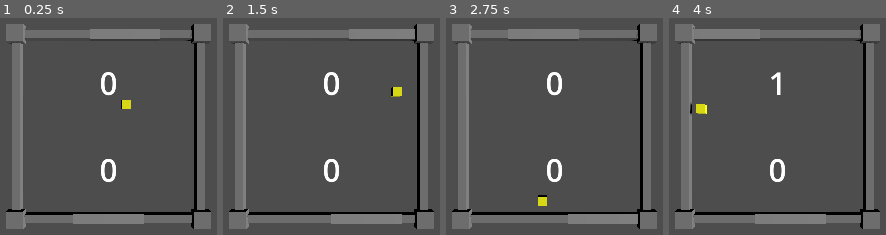
Above: before the commit, frames 1-4 (left to right).
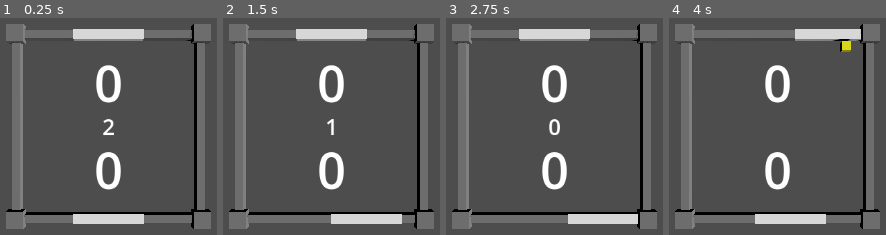
Above: after the commit, the same moments.

Repository: wangbinyq/prototypes
Game: Godot game, scene res://paddle-square/PaddleSquare.tscn
Same seed, same stepped clock (60 frames per second), same inputs: the game is played once before the commit and once after it.
Inputs:
- Up to frame 1 (0.25 s): no input
- Up to frame 2 (1.5 s): tap Enter at 0.5 s; hold Right (ui_right) 0.53-1.28 s; tap Space at 1.25 s; hold Left (ui_left) from 1.28 s (still down)
- Up to frame 3 (2.75 s): tap Enter at 2 s; release Left (ui_left) at 2.03 s; hold Right (ui_right) from 2.03 s (still down)
- Up to frame 4 (4 s): tap Space at 2.75 s; release Right (ui_right) at 3.53 s; hold Left (ui_left) from 3.53 s (still down)

The runs differ from the first frame. In frame 1, 6.5% of the frame differs, in the area x 33-74%, y 5-95%; in frame 2, 6.6%; in frame 3, 6.5%; in frame 4, 6.7%, in the area x 9-89%, y 4-95%.

Commit message:
feat(paddle-square): add game over countdown and end game state
implement countdown timer display and game over state visualization

Diff:
--- a/paddle-square/PaddleGame.gd
+++ b/paddle-square/PaddleGame.gd
@@ -5,9 +5,13 @@
 @export var bottom_paddle: Paddle
 @export var arena_extents := Vector2(10, 10)
 @export_range(2, 100) var points_to_win := 3
+@export var countdown_text: Label3D
+@export_range(1, 100) var new_game_delay := 3.0
+
+var countdown_until_new_game := 0.0
 
 func _ready():
-	start_new_game()
+	countdown_until_new_game = new_game_delay
 
 func start_new_game():
 	ball.start_new_game()
@@ -17,10 +21,27 @@
 func _process(delta: float):
 	top_paddle.move(ball.pos.x, arena_extents.x, delta)
 	bottom_paddle.move(ball.pos.y, arena_extents.y, delta)
+	if countdown_until_new_game <= 0:
+		update_game(delta)
+	else:
+		update_countdown(delta)
+
+
+func update_game(delta: float):
 	ball.move(delta)
 	bouncey_if_needed()
 	bouncex_if_needed(ball.pos.x)
 	ball.update_visualization()
+
+func update_countdown(delta: float):
+	countdown_until_new_game -= delta
+	if countdown_until_new_game <= 0.0:
+		countdown_text.hide()
+		start_new_game()
+	else:
+		var display_value = int(countdown_until_new_game)
+		if display_value < new_game_delay:
+			countdown_text.text = str(display_value)
 
 func bouncey_if_needed():
 	var y_extents = arena_extents.y - ball.extents
@@ -41,7 +62,7 @@
 	if hit.hit:
 		ball.set_x_position_and_speed(bounce_x, hit.hit_factor, duration_after_bounce)
 	elif attacker.score_point(points_to_win):
-		start_new_game()
+		end_game()
 
 func bouncex_if_needed(x: float):
 	var x_extents = arena_extents.x - ball.extents
@@ -50,3 +71,9 @@
 		ball.bounce_x(-x_extents)
 	elif x > x_extents:
 		ball.bounce_x(x_extents)
+
+func end_game():
+	countdown_until_new_game = new_game_delay
+	countdown_text.set_text('GAME OVER')
+	countdown_text.show()
+	ball.end_game()
--- a/paddle-square/PaddleSquare.tscn
+++ b/paddle-square/PaddleSquare.tscn
@@ -7,11 +7,12 @@
 [sub_resource type="StandardMaterial3D" id="StandardMaterial3D_5x6pi"]
 albedo_color = Color(0.501961, 0.501961, 0.501961, 1)
 
-[node name="PaddleSquare" type="Node3D" node_paths=PackedStringArray("ball", "top_paddle", "bottom_paddle")]
+[node name="PaddleSquare" type="Node3D" node_paths=PackedStringArray("ball", "top_paddle", "bottom_paddle", "countdown_text")]
 script = ExtResource("1_vsrrr")
 ball = NodePath("Ball")
 top_paddle = NodePath("TopPaddle")
 bottom_paddle = NodePath("BottomPaddle")
+countdown_text = NodePath("Countdown")
 
 [node name="DirectionalLight3D" type="DirectionalLight3D" parent="."]
 transform = Transform3D(0.149535, -0.661607, 0.734789, 0, 0.743145, 0.669131, -0.988756, -0.100059, 0.111126, 0, 0, 0)
@@ -68,14 +69,20 @@
 
 [node name="TopScore" type="Label3D" parent="."]
 transform = Transform3D(1, 0, 0, 0, -4.37114e-08, 1, 0, -1, -4.37114e-08, 0, 0, -5)
-pixel_size = 0.05
+pixel_size = 0.08
 text = "0"
 font_size = 72
 outline_size = 0
 
 [node name="BottomScore" type="Label3D" parent="."]
 transform = Transform3D(1, 0, 0, 0, -4.37114e-08, 1, 0, -1, -4.37114e-08, 0, 0, 5)
-pixel_size = 0.05
+pixel_size = 0.08
 text = "0"
 font_size = 72
 outline_size = 0
+
+[node name="Countdown" type="Label3D" parent="."]
+transform = Transform3D(1, 0, 0, 0, -4.37114e-08, 1, 0, -1, -4.37114e-08, 0, 0, 0)
+pixel_size = 0.08
+text = "GET READY"
+outline_size = 0
--- a/paddle-square/ball.gd
+++ b/paddle-square/ball.gd
@@ -8,6 +8,9 @@
 
 var pos: Vector2
 var velocity: Vector2
+
+func _ready() -> void:
+    hide()
 
 func update_visualization():
     position = Vector3(pos.x, 0, -pos.y)
@@ -27,6 +30,11 @@
     pos = Vector2(0, 0)
     update_visualization()
     velocity = Vector2(start_x_speed, constant_y_speed)
+    show()
+
+func end_game():
+    pos.x = 0
+    hide()
 
 func set_x_position_and_speed(start: float, speed_factor: float, delta: float):
     velocity.x = speed_factor * max_x_speed
--- a/paddle-square/paddle.tscn
+++ b/paddle-square/paddle.tscn
@@ -1,8 +1,11 @@
-[gd_scene load_steps=3 format=3 uid="uid://du0aoxpxyms7g"]
+[gd_scene load_steps=4 format=3 uid="uid://du0aoxpxyms7g"]
 
 [ext_resource type="Script" uid="uid://l7an6dr0v3ls" path="res://paddle-square/paddle.gd" id="1_vmcft"]
 
+[sub_resource type="StandardMaterial3D" id="StandardMaterial3D_vmcft"]
+
 [sub_resource type="BoxMesh" id="BoxMesh_mpvc0"]
+material = SubResource("StandardMaterial3D_vmcft")
 size = Vector3(8, 1.1, 1.1)
 
 [node name="PaddleTop" type="MeshInstance3D"]
